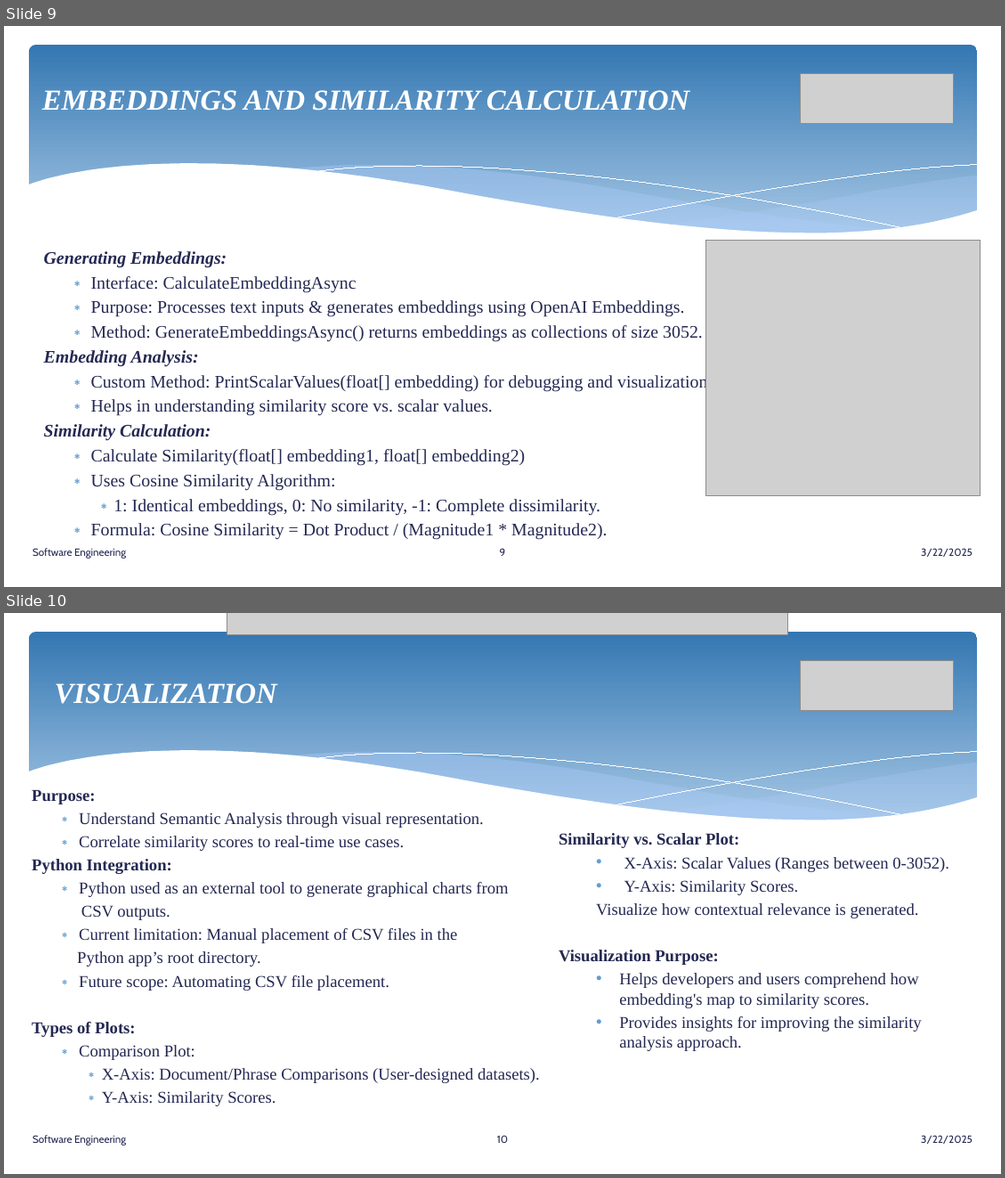
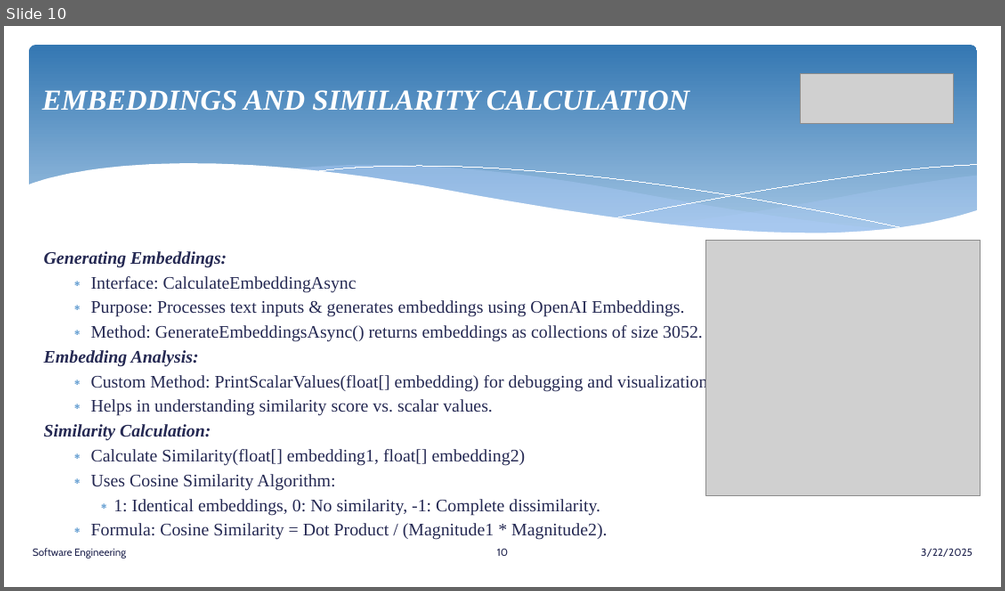
Before and after one commit to senthilmasters2024/Tech_Tweakers, a slide deck: SemanticAnalysisTextualData/SemanticAnalysisTextualData/Documentation/SemanticAnalysisTextualData.pptx. Shown one above the other, each under a label of ours: slides 9 and 10 before the commit, slide 10 after it. The pictures are 1005x1178 and 1005x591 pixels, drawn with LibreOffice and Linux fonts; fonts in the diff are those of the drawing; grey boxes stand for pictures. Boxes give left, top, right and bottom in pixels: in the first picture for what was removed or moved away, otherwise in the second. Text is boxed around its words. In the diff, an @@ line names an element or a change of style, - is before the commit and + after.

```diff
--- a/SemanticAnalysisTextualData/SemanticAnalysisTextualData/Documentation/SemanticAnalysisTextualData.pptx
+++ b/SemanticAnalysisTextualData/SemanticAnalysisTextualData/Documentation/SemanticAnalysisTextualData.pptx
@@ slide 10 removed at bbox=[4, 613, 1001, 1174], background #FFFFFF; not listed: 6 template elements that a slide beside it also shows @@
@@ picture removed at bbox=[226, 613, 788, 634] @@
@@ picture removed at bbox=[801, 661, 953, 711] @@
@@ title removed at bbox=[55, 683, 277, 704] @@
-VISUALIZATION
@@ text removed at bbox=[32, 789, 540, 1106] @@
-Purpose:
-  ∗ Understand Semantic Analysis through visual representation.
-  ∗ Correlate similarity scores to real-time use cases.
-Python Integration:
-  ∗ Python used as an external tool to generate graphical charts from
-  CSV outputs.
-  ∗ Current limitation: Manual placement of CSV files in the
-  Python app’s root directory.
-  ∗ Future scope: Automating CSV file placement.
-  Types of Plots:
-  ∗ Comparison Plot:
-    ∗ X-Axis: Document/Phrase Comparisons (User-designed datasets).
-    ∗ Y-Axis: Similarity Scores.
@@ text removed at bbox=[558, 833, 949, 1051] @@
-  Similarity vs. Scalar Plot:
-  • X-Axis: Scalar Values (Ranges between 0-3052).
-  • Y-Axis: Similarity Scores.
-  Visualize how contextual relevance is generated.
-  Visualization Purpose:
-  • Helps developers and users comprehend how embedding's map to similarity scores.
-  • Provides insights for improving the similarity analysis approach.
@@ text removed at bbox=[32, 1135, 126, 1145] @@
-Software Engineering
@@ page number removed at bbox=[497, 1135, 508, 1143] @@
-10
@@ text removed at bbox=[921, 1135, 972, 1143] @@
-3/22/2025
@@ what was slide 9 is now slide 10 @@
@@ page number at bbox=[497, 548, 508, 556]: text changed @@
-9
+10
```
Also in this commit, not shown: 4 slides changed, 1 slide added, 28 other files.
